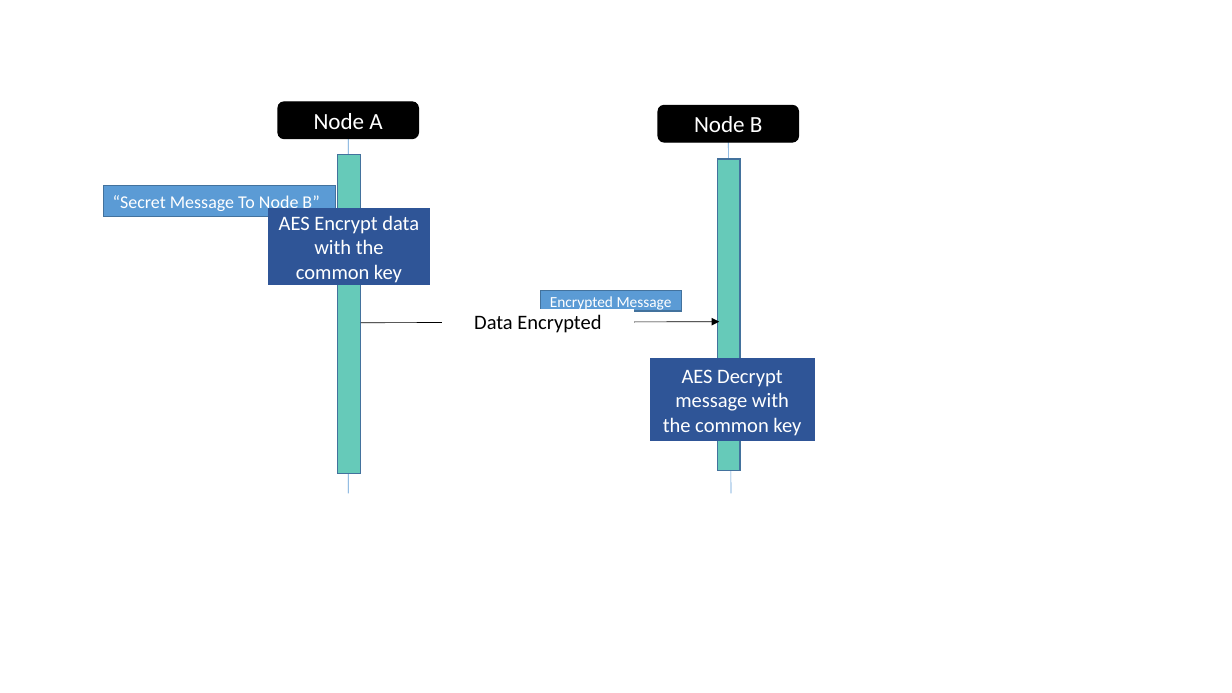
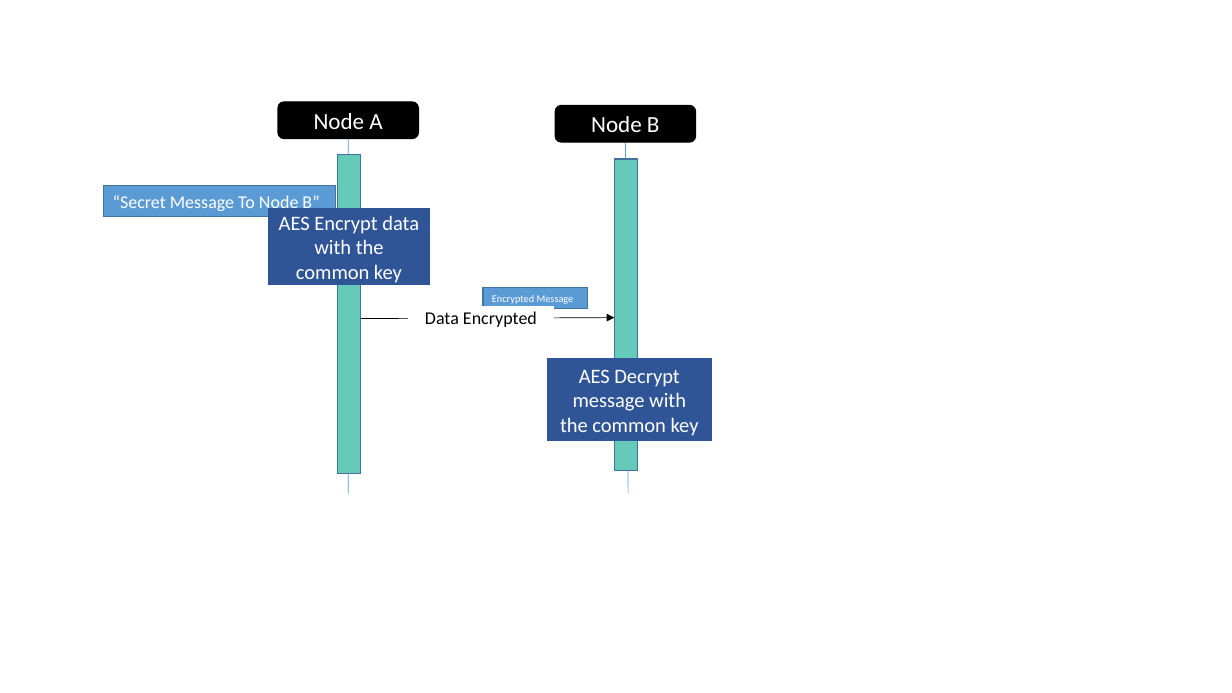
Before and after one commit to reutnagar/distributed-RSA-for-IoT, a slide deck: slide 5 of Docs/Submission/Diagrams.pptx. Drawn at 1232x693 pixels with LibreOffice and Linux fonts; fonts in the diff are those of the drawing. Boxes give left, top, right and bottom in pixels: in the first picture for what was removed or moved away, otherwise in the second. Text is boxed around its words. In the diff, an @@ line names an element or a change of style, - is before the commit and + after.

```diff
--- a/Docs/Submission/Diagrams.pptx
+++ b/Docs/Submission/Diagrams.pptx
@@ rounded rectangle "Node B": place and size @@
-rounded rectangle "Node B" at [658,105,799,142]
+rounded rectangle "Node B" at [555,105,696,142]
@@ line moved from (728, 142) - (731, 494) to (626, 142) - (628, 494) @@
@@ rectangle: place and size @@
-rectangle at [717,159,740,470]
+rectangle at [615,159,638,470]
@@ rectangle "Encrypted Message": place and size @@
-rectangle "Encrypted Message" at [541,291,681,311]
+rectangle "Encrypted Message" at [483,287,588,309]
@@ rectangle "Encrypted Message" at [483,287,588,309]: size 12 to 8 pt @@
@@ arrow moved from (361, 323) - (719, 322) to (361, 319) - (615, 318) @@
@@ rectangle "Data Encrypted": place and size @@
-rectangle "Data Encrypted" at [443,310,633,335]
+rectangle "Data Encrypted" at [409,307,554,328]
@@ rectangle "Data Encrypted" at [409,307,554,328]: size 16 to 14 pt @@
@@ rectangle "AES Decrypt message with the ...": place and size @@
-rectangle "AES Decrypt message with the ..." at [651,359,815,440]
+rectangle "AES Decrypt message with the ..." at [547,359,712,440]
```
Also in this commit, not shown: 6 other files.
